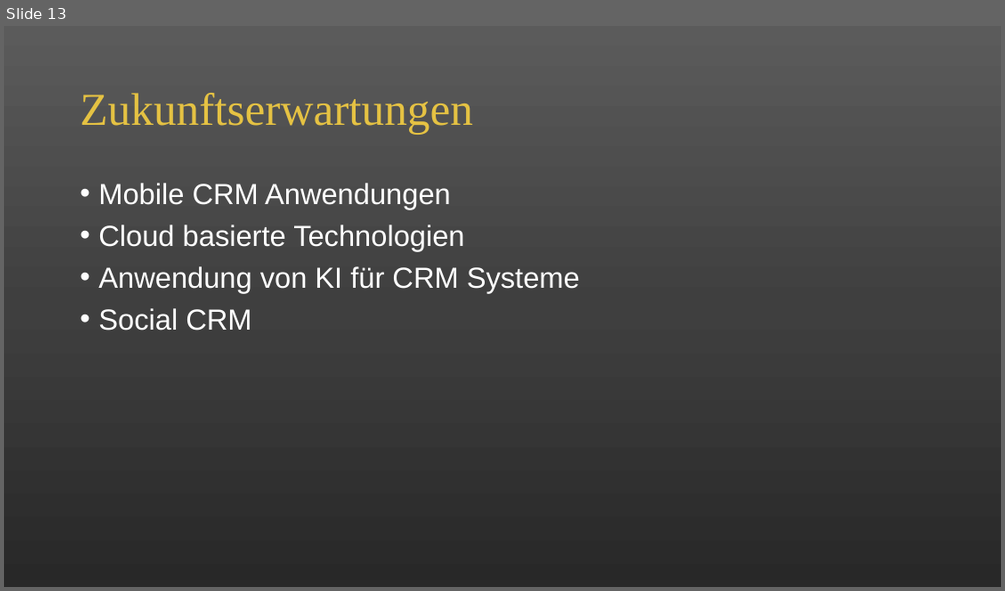
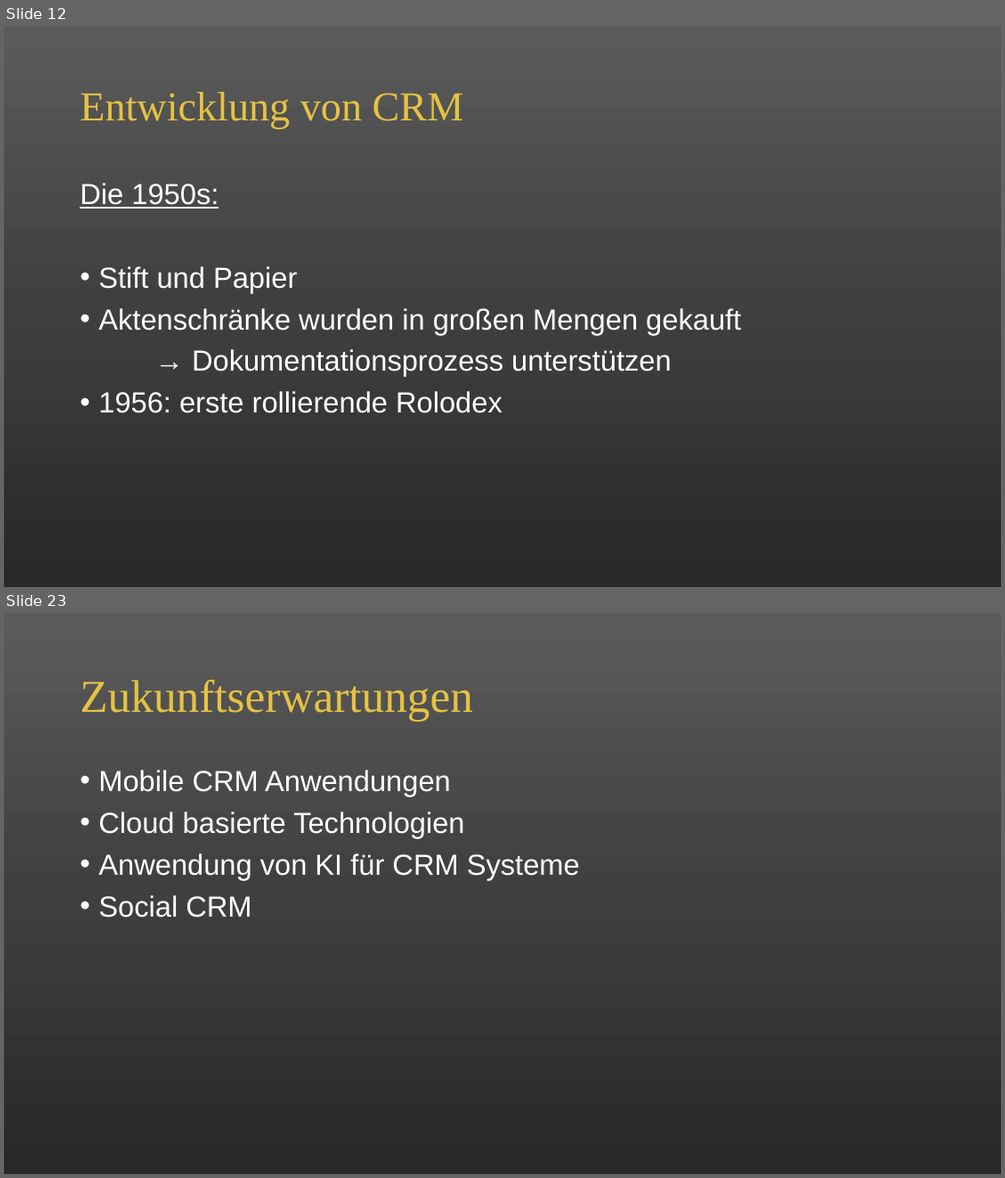
Before and after one commit to alicapr/CRM, a slide deck: CRM.pptx. Shown one above the other, each under a label of ours: slide 13 before the commit, slides 12 and 23 after it; the slides between them are not shown. The pictures are 1005x591 and 1005x1178 pixels, drawn with LibreOffice and Linux fonts; fonts in the diff are those of the drawing. Boxes give left, top, right and bottom in pixels: in the first picture for what was removed or moved away, otherwise in the second. Text is boxed around its words. In the diff, an @@ line names an element or a change of style, - is before the commit and + after.

```diff
--- a/CRM.pptx
+++ b/CRM.pptx
@@ slide 12 added at (4, 26, 1001, 587), background gradient #5B5B5B to #404040 to #292929 @@
@@ title added at (80, 92, 464, 128), 39.6 pt, text #E5C243 @@
+Entwicklung von CRM
@@ text added at (80, 183, 741, 413), 28 pt, text #FFFFFF @@
+Die 1950s:
+• Stift und Papier
+• Aktenschränke wurden in großen Mengen gekauft
+→ Dokumentationsprozess unterstützen
+• 1956: erste rollierende Rolodex
@@ what was slide 13 is now slide 23 @@
```
Also in this commit, not shown: 10 other slides added, 1 slide removed.
